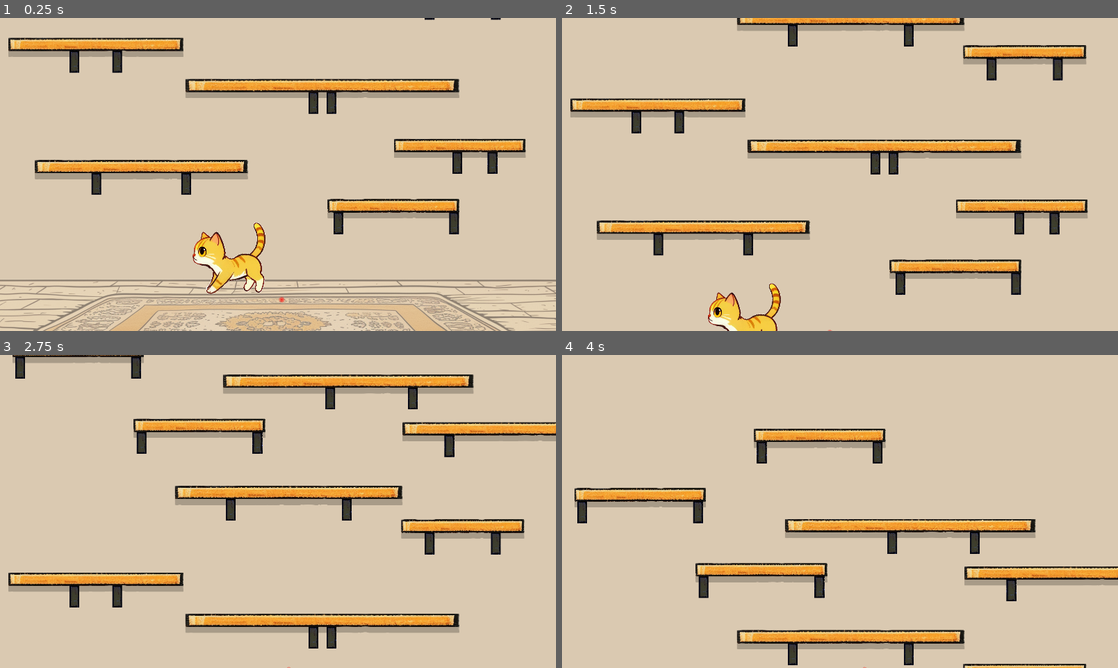
Above: before the commit, frames 1-4 (two rows, left to right).
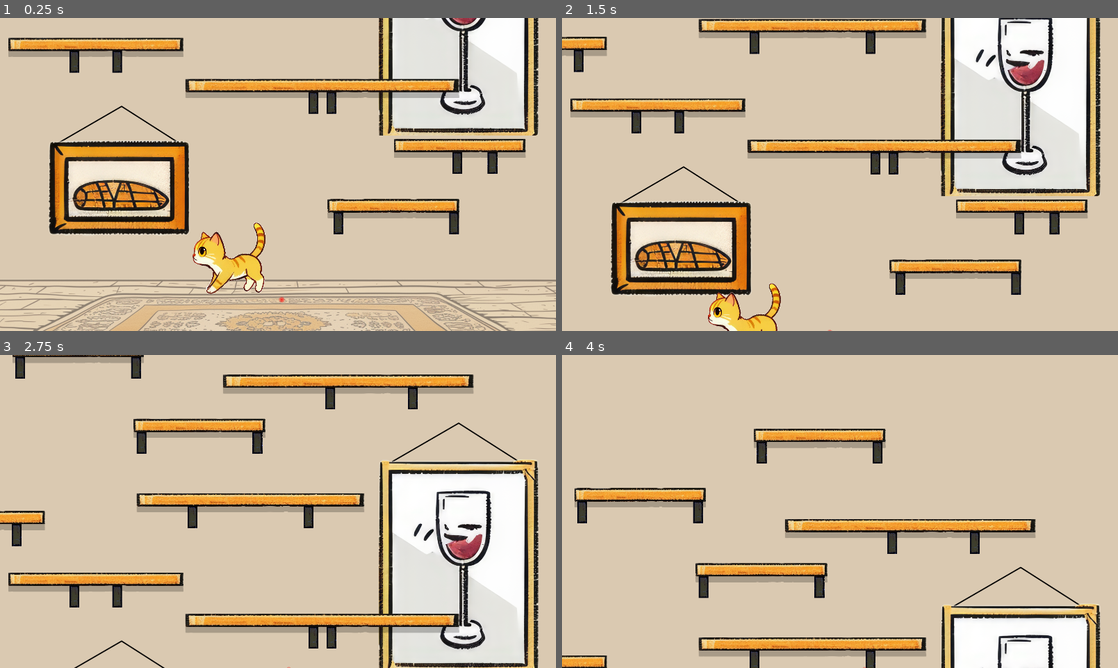
Above: after the commit, the same moments.

Repository: leogeier/ggj24-lasercats
Game: Godot game, scene res://main.tscn
The game is run twice, just before and just after one commit, with the same random seed, the same clock (stepped at 60 frames per second) and the same inputs. The engine's default icon, where the game draws it, is replaced by a stand-in: a white triangle on a blue panel in a dark square.
Inputs (mouse positions are in pixels of both pictures, inside the frame that each line leads up to):
- Up to frame 1 (0.25 s): no input
- Up to frame 2 (1.5 s): tap Enter at 0.5 s; move the mouse to (867, 174) at 0.52 s; hold Up (ui_up) from 0.53 s (still down); move the mouse to (812, 174) at 1.27 s
- Up to frame 3 (2.75 s): keep holding Up (ui_up); move the mouse to (289, 505) at 2.02 s
- Up to frame 4 (4 s): keep holding Up (ui_up); move the mouse to (834, 517) at 2.77 s; move the mouse to (878, 514) at 3.52 s

The runs differ from the first frame. In frame 1, 18% of the frame differs, in the area x 6-97%, y 0-70%; in frame 2, 27%, in the area x 0-97%, y 0-89%; in frame 3, 24%; in frame 4, 11%.

Commit message:
add paintings

Diff:
--- a/game/main.tscn
+++ b/game/main.tscn
@@ -1,18 +1,20 @@
-[gd_scene load_steps=9 format=3 uid="uid://dxtqm02dnl42d"]
+[gd_scene load_steps=11 format=3 uid="uid://dxtqm02dnl42d"]
 
 [ext_resource type="PackedScene" uid="uid://bh28ccd421trc" path="res://scenes/cat/cat.tscn" id="1_1cu0m"]
 [ext_resource type="Texture2D" uid="uid://bt1snowhokw1u" path="res://scenes/assets/Livingroom/Floor.png" id="2_kiu21"]
 [ext_resource type="PackedScene" uid="uid://ciacvo6retlhy" path="res://scenes/laserpointer/laserpointer.tscn" id="2_x85f1"]
 [ext_resource type="PackedScene" uid="uid://duehi6pdpwp2t" path="res://scenes/camera/camera.tscn" id="3_l7hjo"]
 [ext_resource type="PackedScene" uid="uid://dgd8s0xnbmy23" path="res://scenes/shelf/Shelf.tscn" id="4_p4kp4"]
+[ext_resource type="PackedScene" uid="uid://co8y188ycb8fj" path="res://scenes/obstacles/painting2.tscn" id="5_pyqlf"]
 [ext_resource type="PackedScene" uid="uid://bhkn2g6mktugj" path="res://scenes/window/window.tscn" id="5_vdtd7"]
+[ext_resource type="PackedScene" uid="uid://b662bj4elnqs6" path="res://scenes/obstacles/painting.tscn" id="7_lm102"]
 
 [sub_resource type="PhysicsMaterial" id="PhysicsMaterial_ci8g4"]
 friction = 0.58
 
 [sub_resource type="WorldBoundaryShape2D" id="WorldBoundaryShape2D_3ysrg"]
 
-[node name="Main2" type="Node2D"]
+[node name="Main" type="Node2D"]
 position = Vector2(0, -144)
 
 [node name="Cat" parent="." instance=ExtResource("1_1cu0m")]
@@ -39,6 +41,9 @@
 [node name="Camera" parent="." instance=ExtResource("3_l7hjo")]
 position = Vector2(1024, 540)
 
+[node name="Painting2" parent="." instance=ExtResource("5_pyqlf")]
+position = Vector2(1648, -447)
+
 [node name="Shelf" parent="." instance=ExtResource("4_p4kp4")]
 position = Vector2(1432, 648)
 side_offset = -9.009
@@ -47,11 +52,6 @@
 position = Vector2(1704, 440)
 peg_distance = 60.923
 side_offset = -52.252
-
-[node name="Shelf2" parent="." instance=ExtResource("4_p4kp4")]
-position = Vector2(552, 513)
-peg_distance = 155.068
-board_width = 1.618
 
 [node name="Shelf3" parent="." instance=ExtResource("4_p4kp4")]
 position = Vector2(1177, 233)
@@ -64,7 +64,7 @@
 board_width = 1.331
 
 [node name="Shelf5" parent="." instance=ExtResource("4_p4kp4")]
-position = Vector2(1662, -92)
+position = Vector2(7, -121)
 peg_distance = 114.414
 board_width = 0.934
 
@@ -84,12 +84,11 @@
 position = Vector2(954, -903)
 
 [node name="Shelf10" parent="." instance=ExtResource("4_p4kp4")]
-position = Vector2(1061, -208)
+position = Vector2(929, -183)
 board_width = 1.728
-
-[node name="Shelf11" parent="." instance=ExtResource("4_p4kp4")]
-position = Vector2(1816, -428)
-board_width = 1.596
 
 [node name="Window" parent="." instance=ExtResource("5_vdtd7")]
 position = Vector2(971, -1106)
+
+[node name="Painting" parent="." instance=ExtResource("7_lm102")]
+position = Vector2(484, 305)
--- /dev/null
+++ b/game/scenes/obstacles/painting.gd
@@ -0,0 +1,23 @@
+@tool
+extends RigidBody2D
+
+var is_connected = true
+
+func _enter_tree():
+	queue_redraw()
+
+func _physics_process(_delta):
+	if not is_connected: return
+
+	if abs(rotation) > 0.5:
+		is_connected = false
+		queue_redraw()
+		$"../PinJoint2D".queue_free()
+
+
+func _draw():
+	if not is_connected: return
+
+	var start = to_local($"../PinJoint2D".global_position)
+	draw_line(start, $MarkerLeft.position, Color.BLACK, 3, true)
+	draw_line(start, $MarkerRight.position, Color.BLACK, 3, true)
--- /dev/null
+++ b/game/scenes/obstacles/painting.tscn
@@ -0,0 +1,40 @@
+[gd_scene load_steps=4 format=3 uid="uid://b662bj4elnqs6"]
+
+[ext_resource type="Script" path="res://scenes/obstacles/painting.gd" id="1_78fc8"]
+[ext_resource type="Texture2D" uid="uid://h5tnupo2p0ir" path="res://scenes/assets/arts/picture4.png" id="1_s00li"]
+
+[sub_resource type="RectangleShape2D" id="RectangleShape2D_wlald"]
+size = Vector2(490, 64)
+
+[node name="Painting" type="Node2D"]
+position = Vector2(-1, 0)
+
+[node name="Painting" type="RigidBody2D" parent="."]
+position = Vector2(0, 288)
+collision_layer = 4
+collision_mask = 4
+mass = 3.94
+script = ExtResource("1_78fc8")
+
+[node name="Sprite2D" type="Sprite2D" parent="Painting"]
+scale = Vector2(0.640301, 0.640301)
+texture = ExtResource("1_s00li")
+
+[node name="CollisionShape2D" type="CollisionShape2D" parent="Painting"]
+position = Vector2(0, -128)
+shape = SubResource("RectangleShape2D_wlald")
+one_way_collision = true
+
+[node name="MarkerLeft" type="Marker2D" parent="Painting"]
+position = Vector2(-230, -155)
+
+[node name="MarkerRight" type="Marker2D" parent="Painting"]
+position = Vector2(210, -154)
+
+[node name="StaticBody2D" type="StaticBody2D" parent="."]
+collision_layer = 0
+collision_mask = 0
+
+[node name="PinJoint2D" type="PinJoint2D" parent="."]
+node_a = NodePath("../Painting")
+node_b = NodePath("../StaticBody2D")
--- /dev/null
+++ b/game/scenes/obstacles/painting2.tscn
@@ -0,0 +1,41 @@
+[gd_scene load_steps=4 format=3 uid="uid://co8y188ycb8fj"]
+
+[ext_resource type="Script" path="res://scenes/obstacles/painting.gd" id="1_0voqn"]
+[ext_resource type="Texture2D" uid="uid://ccruc327bum4r" path="res://scenes/assets/arts/picture2.png" id="2_quhto"]
+
+[sub_resource type="RectangleShape2D" id="RectangleShape2D_wlald"]
+size = Vector2(544, 66)
+
+[node name="Painting" type="Node2D"]
+position = Vector2(-1, 0)
+
+[node name="Painting" type="RigidBody2D" parent="."]
+position = Vector2(0, 288)
+collision_layer = 4
+collision_mask = 4
+mass = 3.94
+script = ExtResource("1_0voqn")
+
+[node name="Sprite2D" type="Sprite2D" parent="Painting"]
+position = Vector2(0, 201)
+scale = Vector2(0.640301, 0.640301)
+texture = ExtResource("2_quhto")
+
+[node name="CollisionShape2D" type="CollisionShape2D" parent="Painting"]
+position = Vector2(0, -128)
+shape = SubResource("RectangleShape2D_wlald")
+one_way_collision = true
+
+[node name="MarkerLeft" type="Marker2D" parent="Painting"]
+position = Vector2(-230, -155)
+
+[node name="MarkerRight" type="Marker2D" parent="Painting"]
+position = Vector2(210, -154)
+
+[node name="StaticBody2D" type="StaticBody2D" parent="."]
+collision_layer = 0
+collision_mask = 0
+
+[node name="PinJoint2D" type="PinJoint2D" parent="."]
+node_a = NodePath("../Painting")
+node_b = NodePath("../StaticBody2D")
--- a/game/scenes/shelf/Shelf.tscn
+++ b/game/scenes/shelf/Shelf.tscn
@@ -33,6 +33,7 @@
 texture = ExtResource("3_4h076")
 
 [node name="Shadow" parent="board/Modularshelf" instance=ExtResource("4_8gsid")]
+position = Vector2(0, 75.2174)
 
 [node name="CollisionShape2D" type="CollisionShape2D" parent="board"]
 shape = SubResource("RectangleShape2D_bsq5f")
